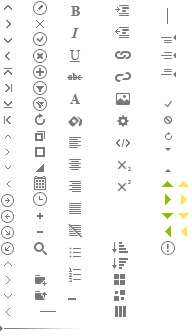
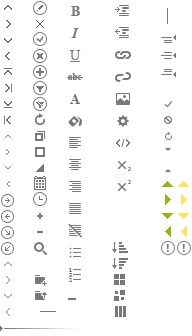
Two versions of the same layered image (w=192, h=336). Layer-by-layer changes:
pixels changed over [177, 241, 191, 255] (layer not identified)
